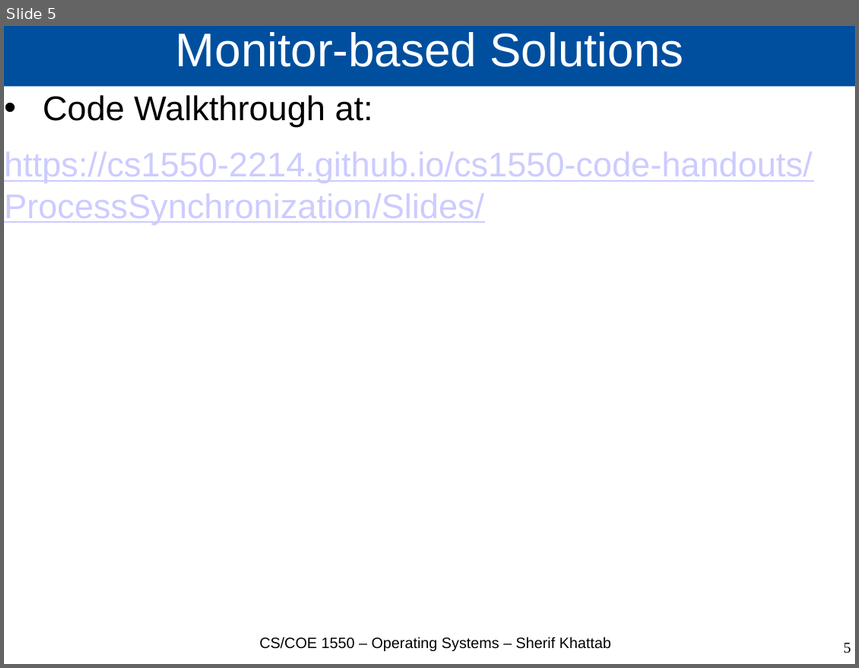
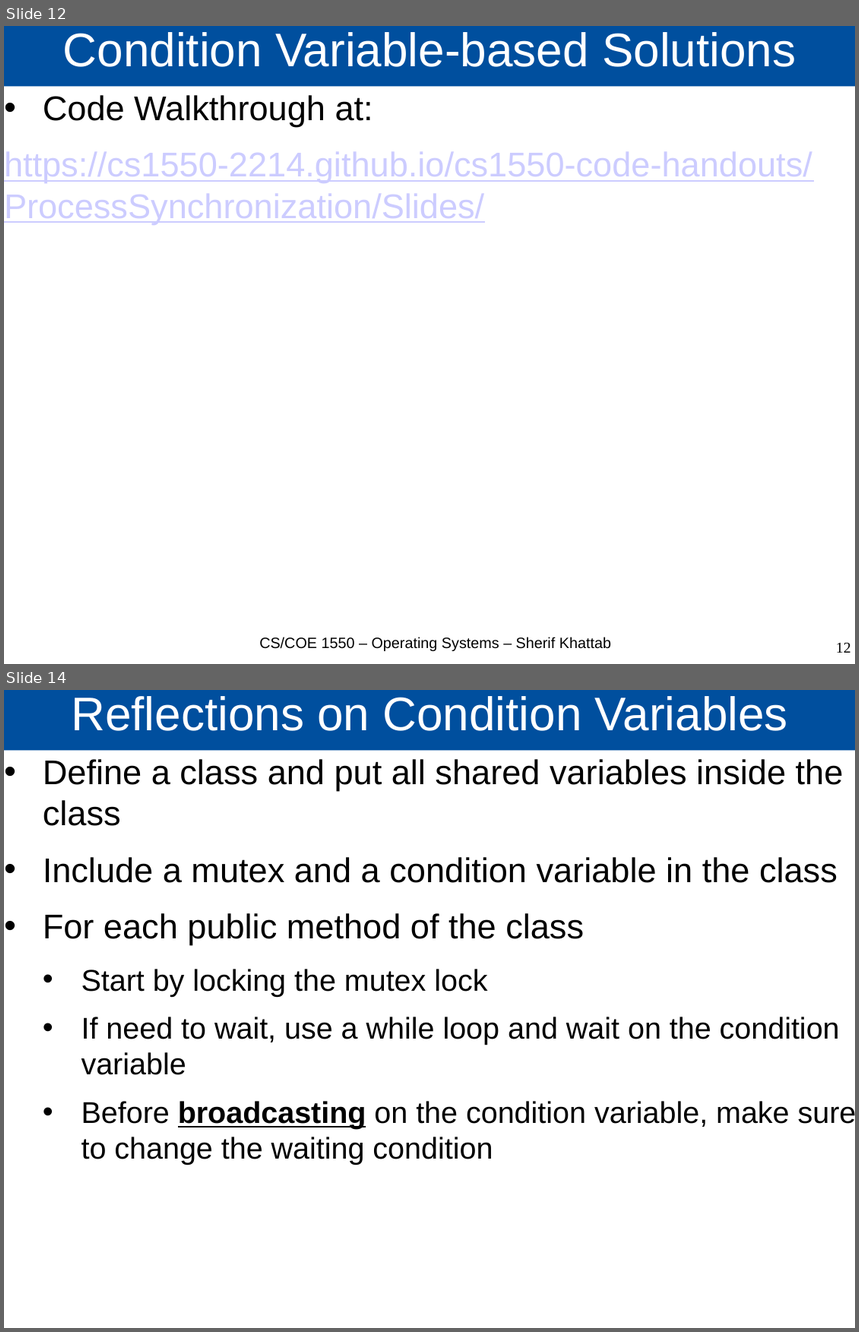
Before and after one commit to cs1550-2224/cs1550-code-handouts, a slide deck: DraftSlides/Lecture11.pptx. Shown one above the other, each under a label of ours: slide 5 before the commit, slides 12 and 14 after it; the slides between them are not shown. The pictures are 859x668 and 859x1332 pixels, drawn with LibreOffice and Linux fonts; fonts in the diff are those of the drawing. Boxes give left, top, right and bottom in pixels: in the first picture for what was removed or moved away, otherwise in the second. Text is boxed around its words. In the diff, an @@ line names an element or a change of style, - is before the commit and + after.

```diff
--- a/DraftSlides/Lecture11.pptx
+++ b/DraftSlides/Lecture11.pptx
@@ slide 14 added at (4, 690, 855, 1328), background #FFFFFF @@
@@ title added at (4, 690, 855, 751), fill #004F9E, 44 pt, text #FFFFFF @@
+Reflections on Condition Variables
@@ text added at (43, 759, 855, 1165), 28 pt, text #000000 @@
+• Define a class and put all shared variables inside the class
+• Include a mutex and a condition variable in the class
+• For each public method of the class
+  • Start by locking the mutex lock
+  • If need to wait, use a while loop and wait on the condition variable
+  • Before broadcasting on the condition variable, make sure to change the waiting condition
@@ what was slide 5 is now slide 12 @@
@@ slide 12 changed as well @@
@@ title at (63, 32, 796, 67): text changed @@
-Monitor-based Solutions
+Condition Variable-based Solutions
@@ page number at (836, 643, 851, 653): text changed @@
-5
+12
```
Also in this commit, not shown: 3 other slides changed, 9 other slides added, 1 slide removed, 1 other file.
